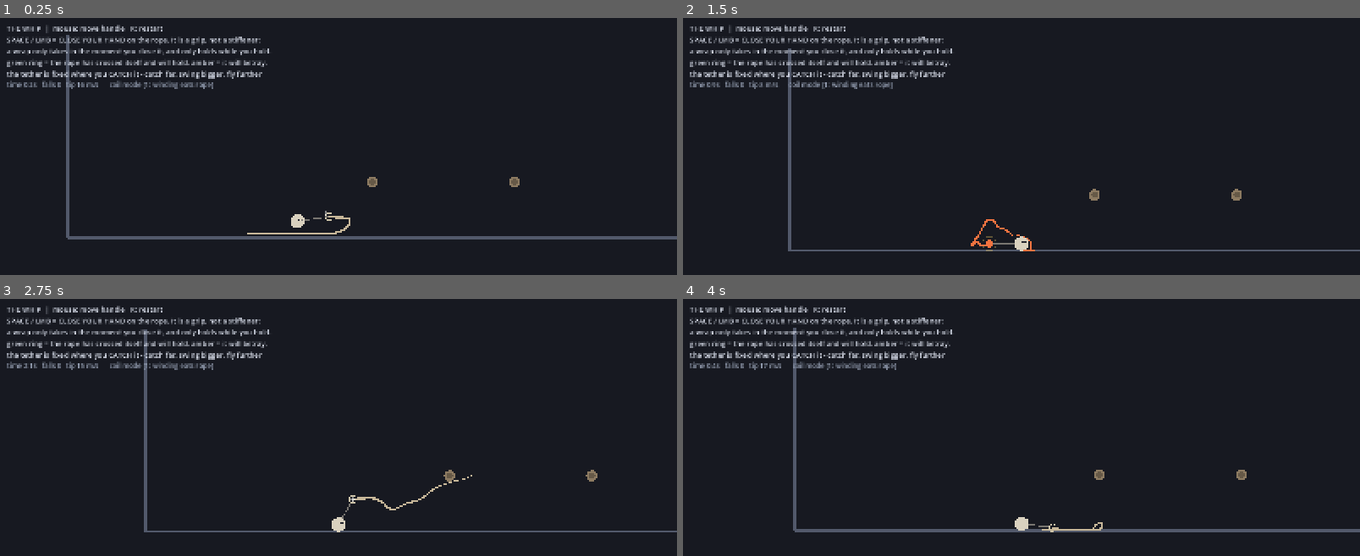
Above: before the commit, frames 1-4 (two rows, left to right).
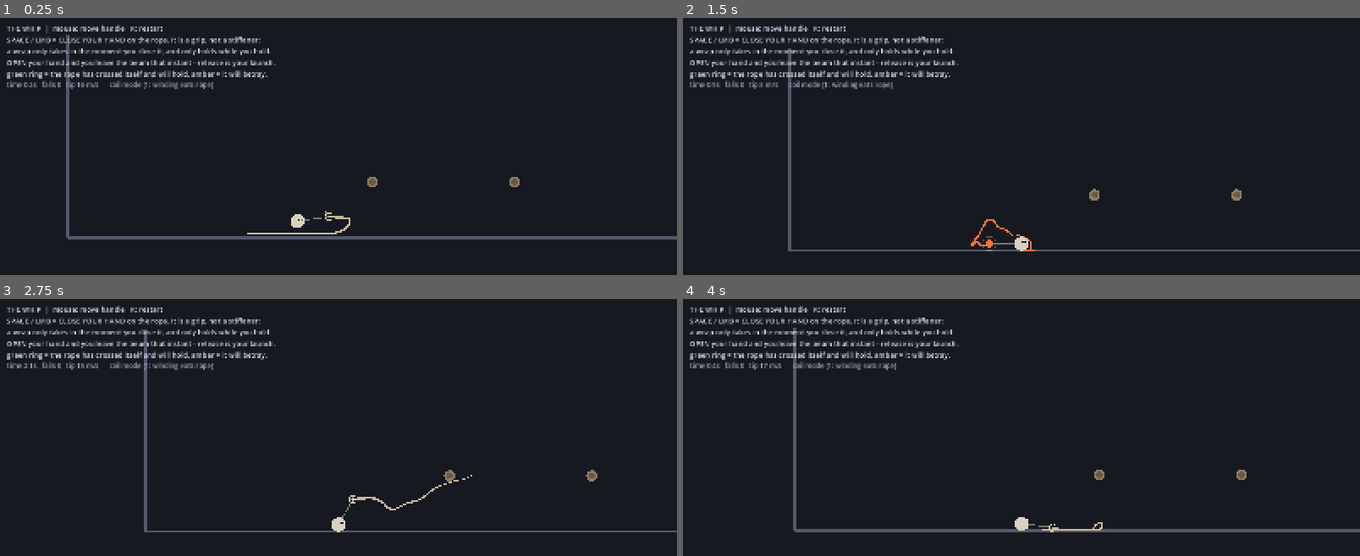
Above: after the commit, the same moments.

Repository: MrPopo32/Whip
Game: Godot game, scene res://main.tscn
Same seed, same stepped clock (60 frames per second), same inputs: the game is played once before the commit and once after it.
Inputs (mouse positions are in pixels of both pictures, inside the frame that each line leads up to):
- Up to frame 1 (0.25 s): no input
- Up to frame 2 (1.5 s): tap Enter at 0.5 s; move the mouse to (1170, 190) at 0.52 s; tap R at 0.6 s; click (1170, 190) at 0.67 s; tap Space at 0.77 s; drag from (886, 226) to (outside the picture) at 1.27 s
- Up to frame 3 (2.75 s): move the mouse to (406, 404) at 2.02 s; tap 1 at 2.1 s; click (406, 404) at 2.17 s
- Up to frame 4 (4 s): drag from (outside the picture) to (818, 432) at 2.77 s; move the mouse to (1224, 545) at 3.52 s; tap R at 3.6 s; click (1224, 545) at 3.67 s; tap Space at 3.77 s

The runs differ from the first frame. In frame 1, 1.1% of the frame differs, in the area x 1-41%, y 16-24%; in frame 2, 1.1%; in frame 3, 1.1%; in frame 4, 1.1%.

Commit message:
Release is immediate: opening your hand takes you off the beam
Playtest: "the unwinding mechanism needs to be a consistent mechanism so you
know how its going to unwind. Sometimes it gets stuck right now."

It was worse than inconsistent. Opening the hand did not release you - it
started a ratchet that paid material through the pin one index at a time until
the whip slid off its own tail, so:

  required open-hand time = 3 * (25 - pin) ticks

Pin index is a hidden material index set by where the throw happened to land,
shown nowhere. Real thrown catches spanned 3 to 21 ticks (7x); synthetic ones
reached 57 ticks (0.95 s). And it could stick permanently:

- Closing your hand again froze the wrap outright - 24 of 27 re-grip trials
  never came free in 15 seconds. One tick early meant never.
- Any grip reset the run, so only unbroken runs of 3+ open ticks counted.
  Feathering the button gave 7.5 s of open hand and zero progress.
- A frozen wrap looked identical to a healthy one: ring still green, no rasp,
  and theta CLIMBED while stuck, so it read as more committed.
- Release was bimodal - some wraps freed by tail-slide on model, others by a
  theta drop, early and off model. Two clocks, no way to tell which was running.
- The pin stayed nailed throughout, so you kept swinging for up to a second
  after deciding to leave: exit speed varied 0.74x to 4.76x and heading turned
  by 4 to 165 degrees. The dismount released you wherever the pendulum had got
  to, not where you asked.

Now: a capstan is a capstan only while something holds the standing part. Open
your hand and there is no standing tension, so there is no turn to run out -
the rope leaves, that tick, every time. Measured: 0 ticks in every case across
beam radii and pin indices, no height lost waiting, and both permanent-stick
failure modes are structurally impossible. Deletes a constant rather than
adding one; release is now the launch, which is what beam-to-beam flow needs.

Gates green.

Diff:
--- a/main.gd
+++ b/main.gd
@@ -147,11 +147,6 @@
 # cannot bear you, taut bears you and cannot shape. Without it the rope is
 # inextensible in both modes, a wrap holds whether or not you grip, and the
 # grip button is decorative.
-const SLACK_PAYOUT_TICKS := 3         # ungripped wraps run out fast. NOT 2:
-                                      # an advance every 2 ticks is 30 Hz,
-                                      # exactly the tick Nyquist, so the
-                                      # ratchet strobes rather than reads as
-                                      # motion - and it fires on every dismount.
 const TAIL_MIN := 1                   # tail segments that must remain past the
                                       # pin. A real thrown catch lands its pin
                                       # at material index 19-24, so TAIL_MIN=5
@@ -275,7 +270,7 @@
 	hud.position = Vector2(16, 12)
 	hud.add_theme_font_size_override("font_size", 17)
 	hud.add_theme_color_override("font_color", Color(0.85, 0.87, 0.92))
-	hud.text = "THE WHIP  |  mouse: move handle   R: restart\nS …(112 unchanged characters)… ose it, and only holds while you hold.\ngreen ring = the rope has crossed itself and will hold. amber = it will betray.\nthe tether is fixed where you CATCH it - catch far, swing bigger, fly further"
+	hud.text = "THE WHIP  |  mouse: move handle   R: restart\nS …(112 unchanged characters)… ose it, and only holds while you hold.\nOPEN your hand and you leave the beam that instant - release is your launch.\ngreen ring = the rope has crossed itself and will hold. amber = it will betray."
 	canvas.add_child(hud)
 	status = Label.new()
 	status.position = Vector2(16, 146)
@@ -944,13 +939,28 @@
 					a_shed[k] = 0
 
 			if not taut:
-				# hand open: no standing-side tension, so the wrap cannot
-				# hold. The rope runs through your hand and you drop.
-				slipping = true
-				a_paytick[k] += 1
-				if a_paytick[k] >= SLACK_PAYOUT_TICKS:
-					a_paytick[k] = 0
-					_advance_pin(k)
+				# HAND OPEN = OFF THE BEAM, THIS TICK.
+				# A capstan is a capstan only while something holds the
+				# standing part. Open your hand and there is no standing
+				# tension, so there is no turn to run out - the rope simply
+				# leaves. One frame, every time, whatever the wrap was and
+				# wherever along the chain it caught.
+				# The old ungripped ratchet paid material through at 3 ticks
+				# per index, so a dismount took 3*(25-pin) ticks: 0.05 s to
+				# 1.10 s for identical player input, decided by a hidden
+				# material index nothing on screen shows. Worse, closing your
+				# hand again froze it outright (24 of 27 re-grip trials never
+				# came free in 15 s) and any grip reset the run to zero, so
+				# feathering the button welded you to the beam. A beam-to-beam
+				# line cannot be planned around a release of unknown length.
+				a_freelen[k] = -1.0
+				a_pinidx[k] = -1
+				a_locked[k] = -1
+				# You DROPPED the turn - it is not yours any more. Re-catching
+				# needs a fresh wrap (theta must fall under th_rel first), so
+				# tapping grip cannot reset a partial's betrayal and hang on
+				# it forever.
+				a_armed[k] = 0
 				continue
 			if a_locked[k] == -1:
 				# Judge the wrap on the WEAKEST winding it actually had, not
--- /dev/null
+++ b/tests/dismount.gd
@@ -0,0 +1,80 @@
+extends SceneTree
+## How long does it take to get OFF a beam, and is that time predictable?
+## Releasing does not detach you: the wrap pays material through the pin one
+## index at a time until the whip slides off its own tail. So the time to
+## dismount should scale with how far the pin sits from the tip - something the
+## player can neither see nor choose. Measures that directly.
+
+func _rig(r: float, turns: float) -> Node2D:
+	var m: Node2D = load("res://main.gd").new()
+	m.external_drive = true
+	m.setup_sim()
+	m.t_a.clear(); m.t_b.clear(); m.t_n.clear()          # open air
+	for k in range(1, m.a_pos.size()):
+		m.a_pos[k] = Vector2(0.0, 900.0)
+	m.a_pos[0] = Vector2(0.0, -40.0); m.a_r[0] = r
+	var c: Vector2 = m.a_pos[0]
+	var rr: float = r + 0.04
+	var hang := 2.0
+	var rise: float = hang - rr
+	var wl: float = turns * TAU * rr
+	for i in m.pos.size():
+		var s: float = m.cum_len[i]
+		var p: Vector2
+		if s < rise:
+			p = c + Vector2(0.0, hang - s)
+		elif s < rise + wl:
+			var a: float = PI / 2.0 + (s - rise) / rr
+			p = c + Vector2(cos(a), sin(a)) * rr
+		else:
+			var a2: float = PI / 2.0 + turns * TAU
+			var e: Vector2 = c + Vector2(cos(a2), sin(a2)) * rr
+			p = e + Vector2(0.3 if cos(a2) >= 0.0 else -0.3, s - rise - wl)
+		m.pos[i] = p; m.prv[i] = p
+	m.body_pos = c + Vector2(0.0, hang + 0.6); m.body_prv = m.body_pos
+	return m
+
+func _run(r: float, turns: float) -> Array:
+	var m := _rig(r, turns)
+	for t in 60:                                # settle into the hang
+		m.step_tick(m.body_pos, true)
+	if m.a_freelen[0] < 0.0:
+		m.free()
+		return [-1, -1, 0, 0.0]
+	var pin: int = m.a_pinidx[0]
+	var locked: int = m.a_locked[0]
+	var y0: float = m.body_pos.y
+	var free_at := -1
+	for t in 600:                               # hand OPEN from here on
+		m.step_tick(m.body_pos, false)
+		if m.a_freelen[0] < 0.0:
+			free_at = t
+			break
+	var fell: float = m.body_pos.y - y0
+	m.free()
+	return [pin, free_at, locked, fell]
+
+func _initialize() -> void:
+	print("time to get off a beam after opening the hand")
+	print("beam r  turns   pin idx  ticks to free   seconds   locked  fell(m)")
+	var lo := 9999
+	var hi := -1
+	for r in [0.10, 0.16, 0.22]:
+		for turns in [0.9, 1.2, 1.6, 2.0]:
+			var res := _run(r, turns)
+			if res[0] < 0:
+				print("%.2f    %.1f     (wrap did not hold)" % [r, turns])
+				continue
+			var tf: int = res[1]
+			if tf >= 0:
+				lo = mini(lo, tf); hi = maxi(hi, tf)
+			print("%.2f    %.1f      %2d        %s      %s     %d     %5.2f"
+				% [r, turns, res[0],
+				   ("%4d" % tf) if tf >= 0 else "NEVER",
+				   ("%5.2f" % (tf / 60.0)) if tf >= 0 else " -- ",
+				   res[2], res[3]])
+	print("")
+	if hi > 0:
+		print("fastest %d ticks (%.2f s), slowest %d ticks (%.2f s) - ratio %.1fx"
+			% [lo, lo / 60.0, hi, hi / 60.0, float(hi) / maxf(float(lo), 1.0)])
+	quit(0)
--- /dev/null
+++ b/tests/stuck_wrap.gd
@@ -0,0 +1,57 @@
+extends SceneTree
+## The two ways a wrap used to become permanently stuck:
+##  1. open the hand briefly, then close it again - the payout froze and the
+##     wrap never freed (24 of 27 trials never came off in 15 s)
+##  2. feather the button - every grip reset the run, so 7.5 s of open hand
+##     made no progress at all
+## Both should now be impossible: any ungripped tick takes you off.
+
+func _rig() -> Node2D:
+	var m: Node2D = load("res://main.gd").new()
+	m.external_drive = true
+	m.setup_sim()
+	m.t_a.clear(); m.t_b.clear(); m.t_n.clear()
+	for k in range(1, m.a_pos.size()):
+		m.a_pos[k] = Vector2(0.0, 900.0)
+	m.a_pos[0] = Vector2(0.0, -40.0); m.a_r[0] = 0.16
+	var helper = load("res://tests/sim_test.gd").new()
+	helper._prewrap(m, 0, 1.6)
+	m.a_pos[0] = Vector2(0.0, -40.0)
+	for t in 60:
+		m.step_tick(m.body_pos, true)
+	return m
+
+func _initialize() -> void:
+	print("1. open the hand for N ticks, then close it again")
+	print("   N   freed?   ticks")
+	for n in [1, 2, 3, 6, 12]:
+		var m := _rig()
+		if m.a_freelen[0] < 0.0:
+			print("   (setup wrap did not hold)"); m.free(); continue
+		var freed := -1
+		for t in 900:
+			var grip: bool = t >= n              # open for n ticks, then closed
+			m.step_tick(m.body_pos, grip)
+			if m.a_freelen[0] < 0.0 and freed < 0:
+				freed = t
+		print("  %2d   %-6s   %s" % [n, "yes" if freed >= 0 else "NEVER",
+			str(freed) if freed >= 0 else "-"])
+		m.free()
+	print("")
+	print("2. feathering the button (open/closed alternating)")
+	print("   pattern      freed?   ticks")
+	for pat in [[1, 1], [2, 2], [2, 6], [3, 12]]:
+		var m := _rig()
+		if m.a_freelen[0] < 0.0:
+			print("   (setup wrap did not hold)"); m.free(); continue
+		var freed := -1
+		var period: int = pat[0] + pat[1]
+		for t in 900:
+			var grip: bool = (t % period) >= pat[0]
+			m.step_tick(m.body_pos, grip)
+			if m.a_freelen[0] < 0.0 and freed < 0:
+				freed = t
+		print("   %d open/%2d closed   %-6s   %s" % [pat[0], pat[1],
+			"yes" if freed >= 0 else "NEVER", str(freed) if freed >= 0 else "-"])
+		m.free()
+	quit(0)
